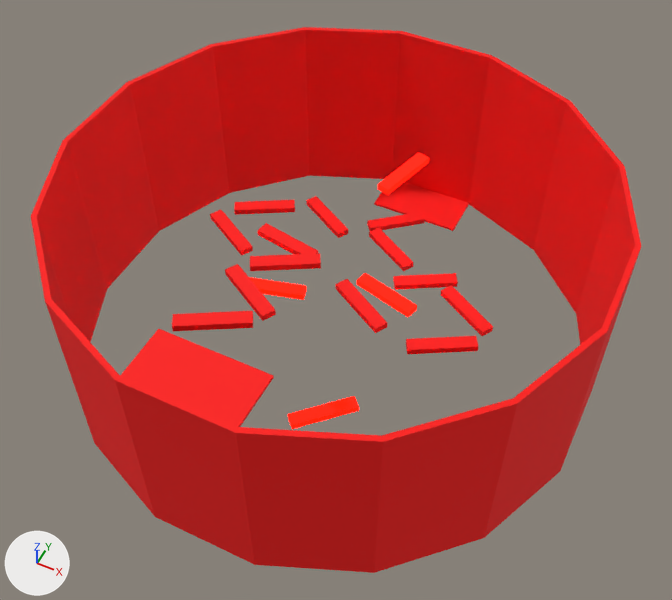
The FBX model Assets/Tower/Stage_1.fbx as it was, and as the next commit left it.
Before and after are seen from a camera (50 mm lens) standing at (54.8, -109.4, 163.8) and looking at (2.0, -3.8, 31.7). Lighting does not change. The marker at lower left points along +X, +Y and +Z. Where no turn or scale is listed for an object, it has been applied to the vertices.

The first picture shows 'stage_1', 'stage_1_deads'.
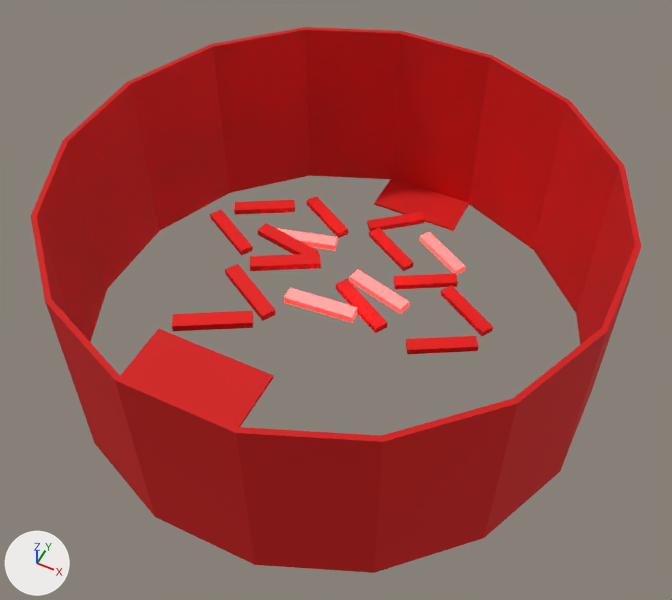
Commit message: add Stages

Where the newer file only moved an object's origin or applied its transform, the numbers keep the older frame.

Where the change shows, as pixel boxes (x1, y1, x2, y2) in the pictures (672 x 600 px; the box of a moved part takes in the faces that stretch with it):
'stage_1_deads', recoloured, reshaped, moved, turned, rescaled: before (249, 153, 429, 429); after (278, 229, 465, 322)
part 1 of me_stage5_003, moved or reshaped: before (357, 273, 417, 317); after (278, 229, 337, 250)
part 2 of me_stage5_003, moved or reshaped: before (249, 277, 307, 300); after (350, 270, 409, 314)
part 3 of me_stage5_003, moved or reshaped: before (288, 396, 359, 429); after (284, 288, 357, 322)
part 4 of me_stage5_003, moved or reshaped: before (378, 153, 429, 195); after (420, 232, 465, 275)
part 5 of me_circle_001, recoloured: (31, 27, 641, 573) in both

The change, as a diff of the scene's bpy script:
```diff
--- a/Assets/Tower/Stage_1.fbx.py
+++ b/Assets/Tower/Stage_1.fbx.py
@@ mat_killbrick_red @@
 mat_killbrick_red = principled_material('Killbrick_red')
-mat_killbrick_red.base_color = (0.807, 0.00152, 0.0)  # red #e80500
+mat_killbrick_red.base_color = (0.807, 0.404, 0.403)  # pink #e8aaaa
 mat_killbrick_red.roughness = 1.0
@@ mat_red_stage_dark @@
+mat_red_stage_dark = principled_material('red_stage_dark')
+mat_red_stage_dark.base_color = (0.65, 0.00103, 0.0)  # red #d30300
+mat_red_stage_dark.roughness = 0.8
@@ me_circle_001 @@
 me_circle_001.from_pydata(...)  # 240 vertices, 292 faces; spans x -51.0..51.0, y -51.0..51.0, z 15.5..55.5
+# me_circle_001 part 5: 136 of the faces centred in x -51.0..51.0, y -51.0..51.0, z 15.5..55.5 switch from mat_red_stage (red #ff0500) to mat_red_stage_dark (red #d30300)
@@ me_stage5_003 @@
 me_stage5_003.from_pydata(...)  # 32 vertices, 48 faces; spans x 16.7..49.3, y 25.9..47.1, z 4.1..59.7
 # used by ob_stage_1_deads; location = (-32.0, -34.0, 0.0); rotation_euler = (-1.571, 0.0, 3.142), in degrees (-90, 0, 180); scale = (-1.0, -1.0, -1.0)
-me_stage5_003.vertices[0].co = (45.4, 27.1, 14.7)  # pixel (354, 395)
-me_stage5_003.vertices[1].co = (36.6, 27.1, 5.8)  # pixel (287, 413)
-me_stage5_003.vertices[2].co = (38.4, 25.9, 4.1)  # pixel (291, 429)
-me_stage5_003.vertices[3].co = (38.4, 27.1, 4.1)  # pixel (291, 425)
-me_stage5_003.vertices[4].co = (47.2, 27.1, 12.9)  # pixel (358, 406)
-me_stage5_003.vertices[5].co = (47.2, 25.9, 12.9)  # pixel (358, 410)
-me_stage5_003.vertices[6].co = (45.4, 25.9, 14.7)
-me_stage5_003.vertices[7].co = (36.6, 25.9, 5.8)  # pixel (287, 417)
-me_stage5_003.vertices[8].co = (37.3, 45.9, 59.7)
-me_stage5_003.vertices[9].co = (36.5, 47.1, 47.0)  # pixel (388, 189)
-me_stage5_003.vertices[10].co = (34.1, 47.1, 47.7)  # pixel (377, 184)
-me_stage5_003.vertices[11].co = (39.7, 47.1, 59.1)  # pixel (429, 157)
-me_stage5_003.vertices[12].co = (39.7, 45.9, 59.1)  # pixel (428, 162)
-me_stage5_003.vertices[13].co = (36.5, 45.9, 47.0)  # pixel (387, 194)
-me_stage5_003.vertices[14].co = (34.1, 45.9, 47.7)  # pixel (377, 189)
-me_stage5_003.vertices[15].co = (37.3, 47.1, 59.7)  # pixel (418, 152)
+# me_stage5_003 part 1: the loose piece of 8 vertices spanning x 36.5..49.3, y 33.9..35.1, z 30.5..36.2 is mirrored in y about its middle, then moved by (-32.0, -73.0, -34.0)
+# me_stage5_003 part 2: the loose piece of 8 vertices spanning x 16.7..29.4, y 33.9..35.1, z 22.5..28.2 is mirrored in y about its middle, then moved by (-32.0, -71.0, -34.0)
+# me_stage5_003 part 3
+me_stage5_003.vertices[0].co = (1.5, -27.1, -23.7)
+me_stage5_003.vertices[1].co = (-10.9, -27.1, -22.6)  # pixel (357, 312)
+me_stage5_003.vertices[2].co = (-11.2, -25.9, -25.1)  # pixel (352, 317)
+me_stage5_003.vertices[3].co = (-11.2, -27.1, -25.1)  # pixel (351, 322)
+me_stage5_003.vertices[4].co = (1.3, -27.1, -26.2)  # pixel (284, 302)
+me_stage5_003.vertices[5].co = (1.3, -25.9, -26.2)  # pixel (284, 297)
+me_stage5_003.vertices[6].co = (1.5, -25.9, -23.7)  # pixel (290, 287)
+me_stage5_003.vertices[7].co = (-10.9, -25.9, -22.6)  # pixel (357, 307)
+# me_stage5_003 part 4
+me_stage5_003.vertices[8].co = (-7.4, -47.9, 21.8)  # pixel (429, 231)
+me_stage5_003.vertices[9].co = (-17.0, -49.1, 13.4)  # pixel (455, 275)
+me_stage5_003.vertices[10].co = (-18.2, -49.1, 15.5)  # pixel (464, 270)
+me_stage5_003.vertices[11].co = (-6.1, -49.1, 19.6)  # pixel (419, 240)
+me_stage5_003.vertices[12].co = (-6.1, -47.9, 19.6)  # pixel (420, 236)
+me_stage5_003.vertices[13].co = (-17.0, -47.9, 13.4)  # pixel (455, 271)
+me_stage5_003.vertices[14].co = (-18.2, -47.9, 15.5)  # pixel (465, 266)
+me_stage5_003.vertices[15].co = (-7.4, -49.1, 21.8)
 me_stage5_003.materials.append(mat_killbrick_red)
@@ ob_stage_1_deads @@
 ob_stage_1_deads = bpy.data.objects.new('stage_1_deads', me_stage5_003)
-ob_stage_1_deads.location = (-32.0, -34.0, 0.0)
-ob_stage_1_deads.rotation_euler = (-1.571, 0.0, 3.142)  # degrees (-90, 0, 180)
-ob_stage_1_deads.scale = (-1.0, -1.0, -1.0)
+ob_stage_1_deads.location = (0.0, 9.0, 70.0)
+ob_stage_1_deads.rotation_euler = (1.571, 0.0, -3.142)  # degrees (90, 0, -180)
```
